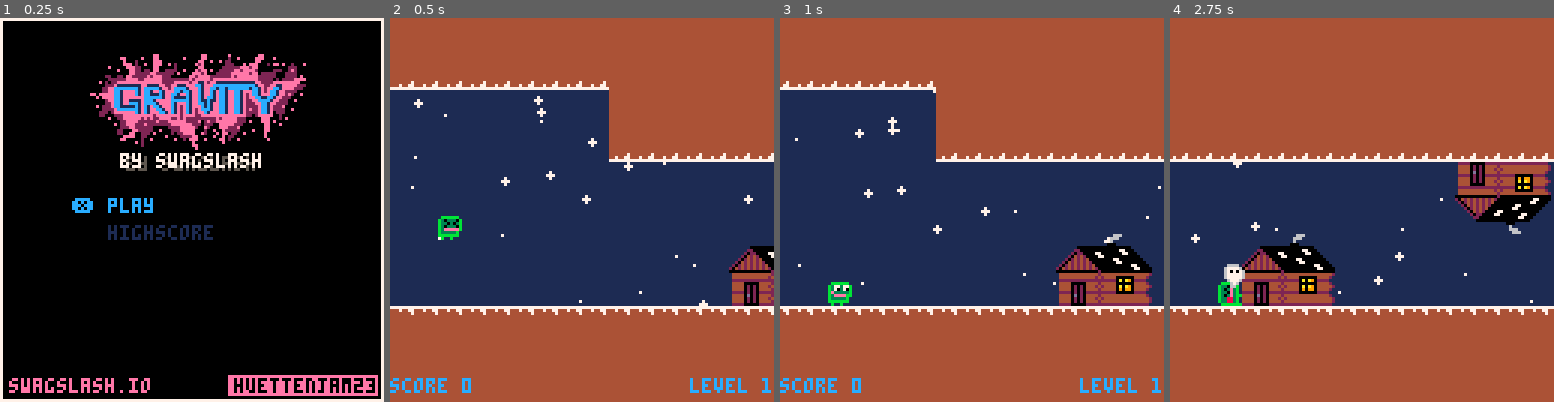
Above: before the commit, frames 1-4 (left to right).
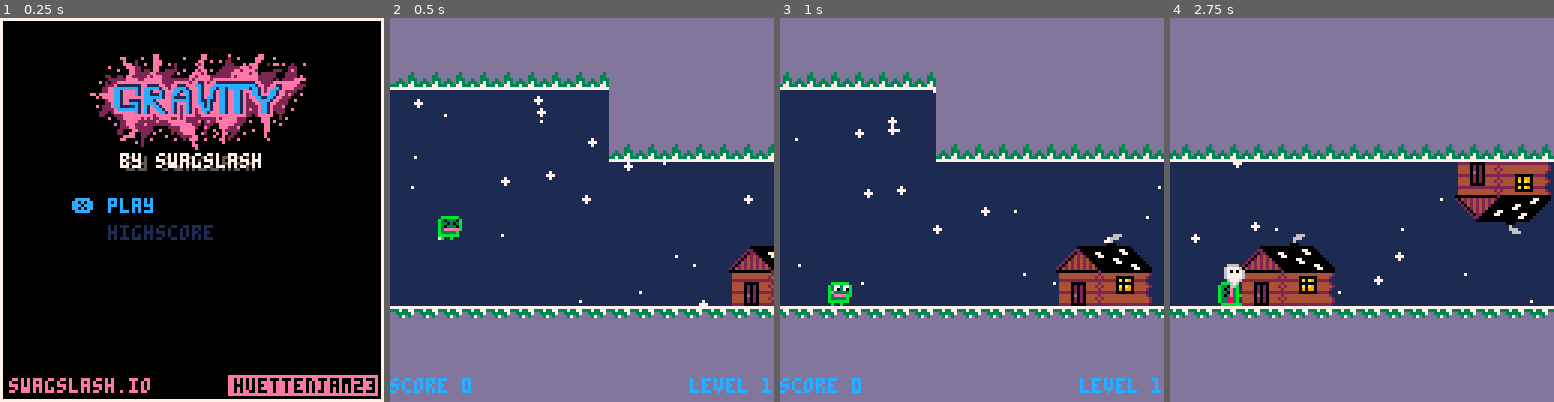
Above: after the commit, the same moments.

Repository: swagslash/huettenjam2023
Game: PICO-8 cartridge huettenjam2023.p8
Two runs of this game, one before a commit and one after it. Both use one fixed random seed, a clock stepped at 60 frames per second and the inputs below.
Inputs:
- Up to frame 1 (0.25 s): no input
- Up to frame 2 (0.5 s): tap X (X key) at 0.33 s
- Up to frame 3 (1 s): tap O (Z key) at 0.7 s
- Up to frame 4 (2.75 s): tap X (X key) at 1.07, 1.85 s; tap O (Z key) at 1.7, 2.1, 2.5 s; hold Up 2.15-2.42 s

Frame 1 is identical in both runs. In frame 2, 49% of the frame differs, in the area x 0-100%, y 0-100%; in frame 3, 52%; in frame 4, 60%.

Commit message:
andis sprite overhaul

Diff:
--- a/scripts/menu.lua
+++ b/scripts/menu.lua
@@ -22,8 +22,14 @@
         end
     end
 
-    if btnp(⬆️) then cur_sel = wrap_int(cur_sel, 1, 2, 1) end
-    if btnp(⬇️) then cur_sel = wrap_int(cur_sel, 1, 2, -1) end
+    if btnp(⬆️) then
+        cur_sel = wrap_int(cur_sel, 1, 2, 1)
+        sfx(9)
+    end
+    if btnp(⬇️) then
+        cur_sel = wrap_int(cur_sel, 1, 2, -1)
+        sfx(9)
+    end
 end
 
 function draw_menu()
Not shown, changed: 40 lines of the sprite sheet (__gfx__) section of huettenjam2023.p8
